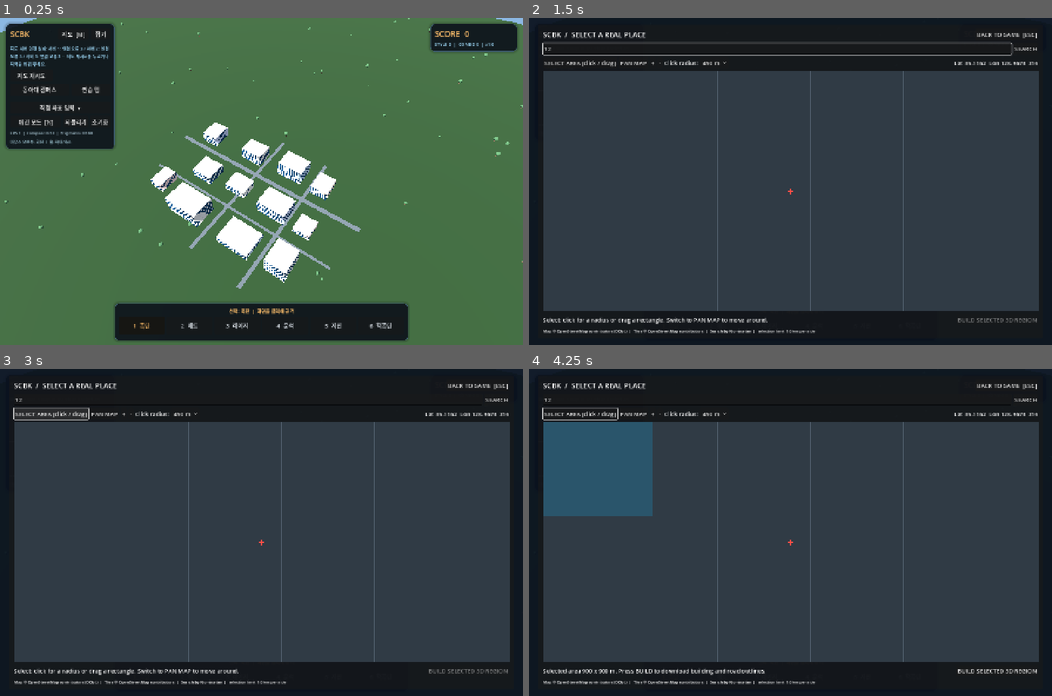
Above: before the commit, frames 1-4 (two rows, left to right).
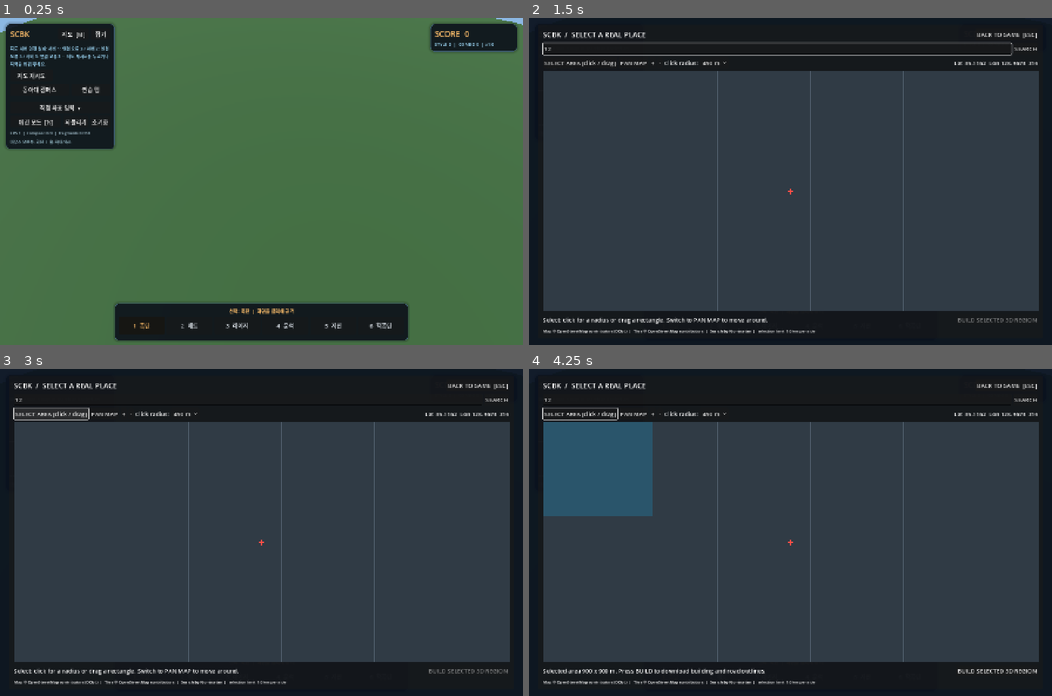
Above: after the commit, the same moments.

Repository: sopo9880/SCBK
Game: Godot game, scene res://scenes/main.tscn
Same seed, same stepped clock (60 frames per second), same inputs: the game is played once before the commit and once after it.
Inputs (mouse positions are in pixels of both pictures, inside the frame that each line leads up to):
- Up to frame 1 (0.25 s): no input
- Up to frame 2 (1.5 s): click "지도 [M]" at 0.5 s; click (774, 47) at 1.27 s; type "12" at 1.35 s
- Up to frame 3 (3 s): click "접기" at 2 s; click "지도 재시도" at 2.75 s
- Up to frame 4 (4.25 s): click "동아대 캠퍼스" at 3.5 s

The runs differ from the first frame. In frame 1, 6.1% of the frame differs, in the area x 0-100%, y 0-83%; in frame 2, less than 0.1%; in frame 3, less than 0.1%; in frame 4, less than 0.1%.
Error after the commit: Parse Error: Identifier "_collision" not declared in the current scope. (res://scripts/destructible_building.gd:207)

Commit message:
fix(v0.2.1): surviving chunk colliders, 3D architecture trim and subtler window materials

Diff:
--- a/scripts/destructible_building.gd
+++ b/scripts/destructible_building.gd
@@ -7,10 +7,10 @@
 
 const FACADE_SHADER = preload("res://shaders/building_facade.gdshader")
 const PALETTE := [
-	Color(0.72, 0.69, 0.65), Color(0.61, 0.66, 0.70),
-	Color(0.77, 0.67, 0.57), Color(0.66, 0.69, 0.62),
-	Color(0.74, 0.72, 0.67), Color(0.61, 0.62, 0.68),
-	Color(0.73, 0.62, 0.58)
+	Color(0.60, 0.57, 0.52), Color(0.53, 0.57, 0.60),
+	Color(0.67, 0.55, 0.47), Color(0.57, 0.60, 0.53),
+	Color(0.65, 0.63, 0.58), Color(0.52, 0.54, 0.60),
+	Color(0.64, 0.54, 0.48)
 ]
 const MAX_LOCAL_CELLS := 80
 
@@ -23,6 +23,8 @@
 var _solid: StaticBody3D
 var _wall: MeshInstance3D
 var _roof: MeshInstance3D
+var _trim: MeshInstance3D
+var _section_colliders: Array[CollisionShape3D] = []
 var _chunks: MultiMeshInstance3D
 var _facade: ShaderMaterial
 var _roof_material: StandardMaterial3D
@@ -54,9 +56,9 @@
 	_facade.shader = FACADE_SHADER
 	_facade.set_shader_parameter("wall_color", color)
 	_facade.set_shader_parameter("trim_color", color.darkened(0.32))
-	_facade.set_shader_parameter("glass_color", Color(0.13, 0.27, 0.37))
+	_facade.set_shader_parameter("glass_color", Color(0.10, 0.16, 0.22))
 	_roof_material = StandardMaterial3D.new()
-	_roof_material.albedo_color = color.lightened(0.22)
+	_roof_material.albedo_color = color.darkened(0.22)
 	_roof_material.roughness = 0.93
 	_roof_material.cull_mode = BaseMaterial3D.CULL_DISABLED
 	_solid = StaticBody3D.new()
@@ -72,6 +74,10 @@
 	_roof.mesh = _make_roof_mesh()
 	_roof.material_override = _roof_material
 	_solid.add_child(_roof)
+	_trim = MeshInstance3D.new()
+	_trim.mesh = _make_trim_mesh()
+	_trim.material_override = _roof_material
+	_solid.add_child(_trim)
 	var col := CollisionShape3D.new()
 	var shape := BoxShape3D.new()
 	shape.size = Vector3(maxf(1.0, bounds.size.x), height_m, maxf(1.0, bounds.size.y))
@@ -134,6 +140,32 @@
 	tool.generate_normals()
 	return tool.commit()
 
+func _make_trim_mesh() -> Mesh:
+	# Architectural trim is one inexpensive mesh rather than hundreds of nodes.
+	var tool := SurfaceTool.new()
+	tool.begin(Mesh.PRIMITIVE_TRIANGLES)
+	var bands: Array = [[0.0, 0.65, 0.16], [height_m - 0.7, height_m + 0.28, 0.32]]
+	if height_m > 14.0:
+		bands.append([height_m * 0.52, height_m * 0.52 + 0.20, 0.13])
+	for i in range(footprint.size()):
+		var a: Vector2 = footprint[i]
+		var b: Vector2 = footprint[(i + 1) % footprint.size()]
+		if a.distance_to(b) <= 0.05:
+			continue
+		var side: Vector2 = (b - a).orthogonal().normalized()
+		for band in bands:
+			var y0: float = float(band[0])
+			var y1: float = float(band[1])
+			var out: Vector2 = side * float(band[2])
+			var c := Vector3(a.x + out.x, y0, a.y + out.y)
+			var d := Vector3(b.x + out.x, y0, b.y + out.y)
+			var e := Vector3(a.x + out.x, y1, a.y + out.y)
+			var f := Vector3(b.x + out.x, y1, b.y + out.y)
+			for vert in [c, e, d, d, e, f]:
+				_vertex(tool, vert, Vector2.ZERO)
+	tool.generate_normals()
+	return tool.commit()
+
 func set_night(enabled: bool) -> void:
 	_night = enabled
 	if _facade != null:
@@ -147,6 +179,7 @@
 		return
 	_fractured = true
 	_sections.clear()
+	_section_colliders.clear()
 	var nx: int = clampi(int(ceil(bounds.size.x / 10.0)), 2, 4)
 	var nz: int = clampi(int(ceil(bounds.size.y / 10.0)), 2, 4)
 	var ny: int = clampi(int(ceil(height_m / 8.0)), 2, 5)
@@ -163,10 +196,26 @@
 				_sections.append({"center": pos, "size": size, "intact": true})
 				if _sections.size() >= MAX_LOCAL_CELLS:
 					break
+			if _sections.size() >= MAX_LOCAL_CELLS:
+				break
+		if _sections.size() >= MAX_LOCAL_CELLS:
+			break
 	if _sections.is_empty():
 		_sections.append({"center": Vector3(bounds.get_center().x, height_m * 0.5, bounds.get_center().y), "size": Vector3(maxf(1.0, bounds.size.x), height_m, maxf(1.0, bounds.size.y)), "intact": true})
+	# Replace the original full-box collision with real surviving-cell
+	# colliders. Otherwise hits and debris collide with invisible walls.
+	_collision.set_deferred("disabled", true)
+	for item in _sections:
+		var shape := BoxShape3D.new()
+		shape.size = item["size"] * 0.985
+		var node := CollisionShape3D.new()
+		node.shape = shape
+		node.position = item["center"]
+		_solid.add_child(node)
+		_section_colliders.append(node)
 	_wall.visible = false
 	_roof.visible = false
+	_trim.visible = false
 	_chunks.visible = true
 	_rebuild_static_chunks()
 
@@ -216,6 +265,7 @@
 		var piece: Dictionary = _sections[idx]
 		piece["intact"] = false
 		_sections[idx] = piece
+		_section_colliders[idx].set_deferred("disabled", true)
 		_spawn_piece(piece["center"], piece["size"], impact, impulse, direction)
 		released += 1
 	_released_sections += released
@@ -317,11 +367,18 @@
 			piece.queue_free()
 	_pieces.clear()
 	_sections.clear()
+	for node in _section_colliders:
+		if is_instance_valid(node):
+			node.set_deferred("disabled", true)
+			node.queue_free()
+	_section_colliders.clear()
+	_collision.set_deferred("disabled", false)
 	_fractured = false
 	_released_sections = 0
 	broken = false
 	_wall.visible = true
 	_roof.visible = true
+	_trim.visible = true
 	_chunks.visible = false
 	_chunks.multimesh = null
 	_solid.collision_layer = 1
--- a/shaders/building_facade.gdshader
+++ b/shaders/building_facade.gdshader
@@ -1,30 +1,46 @@
 shader_type spatial;
 render_mode cull_disabled, diffuse_burley, specular_schlick_ggx;
 
-// Procedural architecture: no copyrighted textures or photographed facades.
-// Mesh UVs specify real-world metres per window and storey.
-uniform vec4 wall_color : source_color = vec4(0.68, 0.66, 0.63, 1.0);
-uniform vec4 trim_color : source_color = vec4(0.40, 0.40, 0.43, 1.0);
-uniform vec4 glass_color : source_color = vec4(0.18, 0.35, 0.46, 1.0);
+// Narrowed windows, warm masonry and deep glass avoid the flat blue
+// checkerboard appearance seen in the initial Windows preview.
+uniform vec4 wall_color : source_color = vec4(0.61, 0.60, 0.57, 1.0);
+uniform vec4 trim_color : source_color = vec4(0.38, 0.39, 0.38, 1.0);
+uniform vec4 glass_color : source_color = vec4(0.10, 0.16, 0.22, 1.0);
 uniform float night_factor : hint_range(0.0, 1.0) = 0.0;
 uniform float damage_tint : hint_range(0.0, 1.0) = 0.0;
 
+float rand2(vec2 p) {
+	return fract(sin(dot(p, vec2(127.1, 311.7))) * 43758.5453);
+}
+
 void fragment() {
-	vec2 cell = fract(UV);
-	float xpane = step(0.14, cell.x) * (1.0 - step(0.85, cell.x));
-	float ypane = step(0.26, cell.y) * (1.0 - step(0.78, cell.y));
-	float window_mask = xpane * ypane;
-	float sill = (1.0 - step(0.24, cell.y)) * step(0.91, cell.y + 0.70);
-	float mortar = (1.0 - step(0.026, fract(UV.y * 5.0)));
-	float brick_row = step(0.50, fract(UV.x * 3.0 + floor(UV.y * 5.0) * 0.5));
-	vec3 brick = mix(wall_color.rgb, trim_color.rgb, mortar * 0.22 + brick_row * 0.035);
-	brick = mix(brick, trim_color.rgb, sill * 0.2);
-	vec3 glass = glass_color.rgb * (0.85 + 0.14 * sin(UV.x * 12.7 + UV.y * 4.0));
-	vec3 facade = mix(brick, glass, window_mask);
-	facade = mix(facade, vec3(0.22, 0.23, 0.24), damage_tint * 0.4);
-	ALBEDO = facade;
-	ROUGHNESS = mix(0.86, 0.15, window_mask);
-	METALLIC = window_mask * 0.1;
-	float lit_room = step(0.28, fract(floor(UV.x) * 0.37 + floor(UV.y) * 0.71));
-	EMISSION = window_mask * night_factor * lit_room * vec3(0.90, 0.69, 0.37) * 0.65;
+	vec2 room = floor(UV);
+	vec2 unit = fract(UV);
+	float age = rand2(room * 0.17);
+	float facade_band = 1.0 - step(0.075, unit.y);
+	float pillar = 1.0 - step(0.052, unit.x);
+	float window_h = step(0.37, unit.y) * (1.0 - step(0.82, unit.y));
+	float window_w = step(0.255, unit.x) * (1.0 - step(0.755, unit.x));
+	float opening = window_w * window_h;
+	float inner_h = step(0.395, unit.y) * (1.0 - step(0.795, unit.y));
+	float inner_w = step(0.28, unit.x) * (1.0 - step(0.73, unit.x));
+	float glass_mask = inner_w * inner_h;
+	float mullion = 1.0 - step(0.02, abs(unit.x - 0.50));
+	float sills = step(0.20, unit.x) * (1.0 - step(0.81, unit.x)) * step(0.345, unit.y) * (1.0 - step(0.37, unit.y));
+	float brick = rand2(floor(UV * vec2(3.0, 7.0))) * 0.07;
+	vec3 plaster = wall_color.rgb * (0.89 + brick + 0.06 * age);
+	plaster = mix(plaster, trim_color.rgb, max(facade_band * 0.26, pillar * 0.14));
+	plaster = mix(plaster, trim_color.rgb * 0.67, opening);
+	vec3 glass = glass_color.rgb * (0.85 + 0.28 * rand2(room));
+	float reflect = smoothstep(0.42, 0.80, unit.x + unit.y * 0.17) * 0.11;
+	glass += reflect;
+	glass = mix(glass, trim_color.rgb, mullion * 0.62);
+	vec3 color = mix(plaster, glass, glass_mask);
+	color = mix(color, trim_color.rgb, sills * 0.68);
+	color = mix(color, vec3(0.25, 0.23, 0.22), damage_tint * 0.32);
+	ALBEDO = color;
+	ROUGHNESS = mix(0.90, 0.28, glass_mask);
+	METALLIC = glass_mask * 0.06;
+	float lit = step(0.75, rand2(room + vec2(17.0, 3.0)));
+	EMISSION = glass_mask * lit * night_factor * vec3(1.0, 0.78, 0.46) * 0.50;
 }
